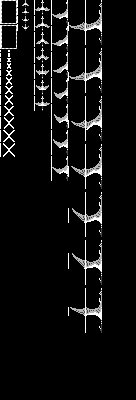
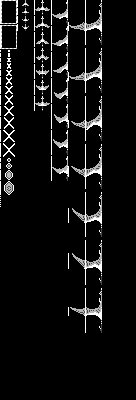
Comparing the layer stacks of the two w=136, h=400 images. Changes:
painted on "Background" over [0, 158, 14, 207]
